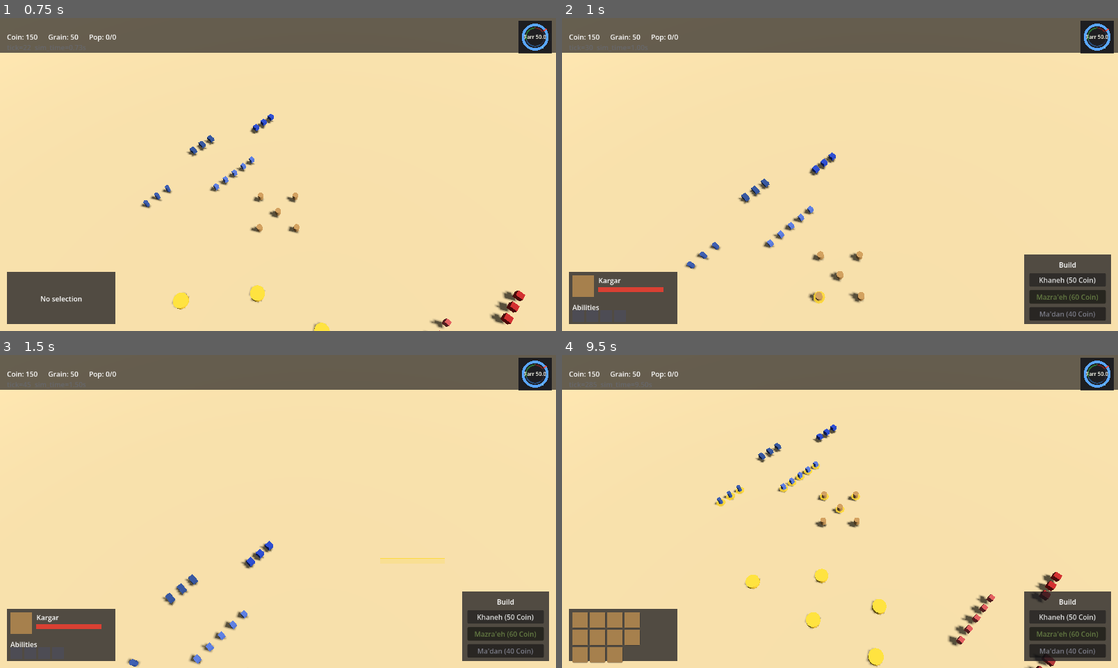
Above: before the commit, frames 1-4 (two rows, left to right).
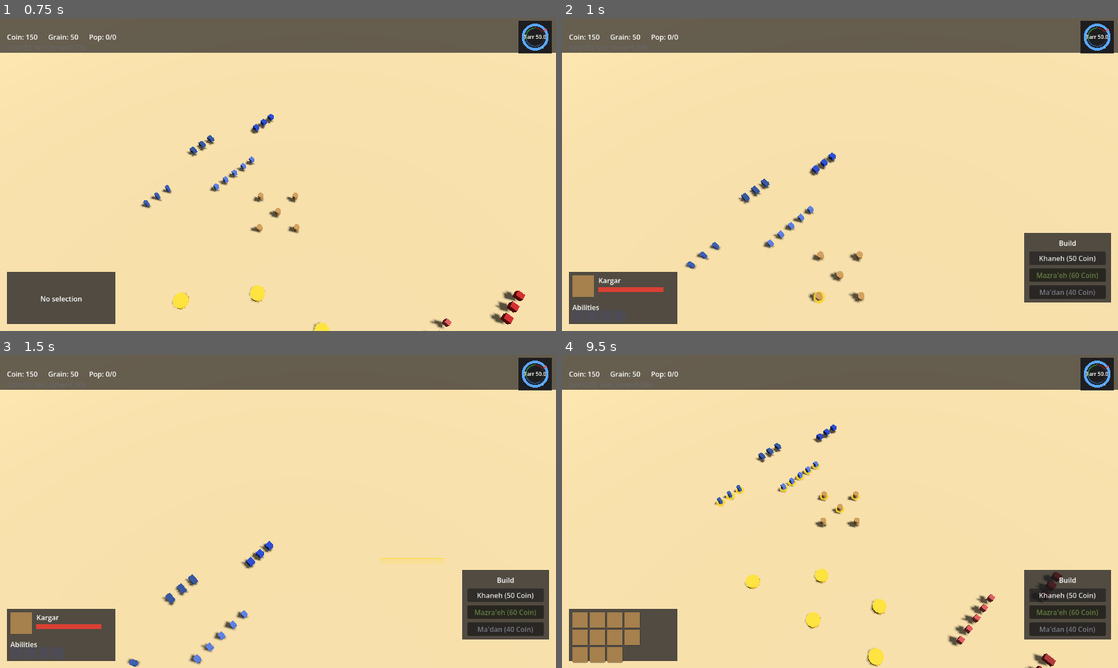
Above: after the commit, the same moments.

Repository: siavoush/shahname-rts
Game: Godot game, scene res://scenes/main.tscn
Two runs of this game, one before a commit and one after it. Both use one fixed random seed, a clock stepped at 60 frames per second and the inputs below.
Inputs (mouse positions are in pixels of both pictures, inside the frame that each line leads up to):
- Up to frame 1 (0.75 s): tap Enter at 0.5 s; move the mouse to (250, 237) at 0.52 s; hold W from 0.53 s (still down); hold Shift from 0.53 s (still down); click (250, 237) at 0.67 s
- Up to frame 2 (1 s): keep holding W; keep holding Shift
- Up to frame 3 (1.5 s): release W at 1.25 s; release Shift at 1.25 s; drag from (444, 558) to (250, 574) at 1.27 s
- Up to frame 4 (9.5 s): move the mouse to (673, 464) at 2.02 s; hold A 2.03-2.75 s; tap one key every 1.5 s from 2.1 s: Ctrl 9 2 4 6; drag from (867, 511) to (673, 464) at 2.77 s; move the mouse to (756, 433) at 3.52 s; hold S 3.53-4.25 s; drag from (962, 495) to (756, 433) at 4.27 s; move the mouse to (728, 527) at 5.02 s; hold W 5.03-5.75 s; click (728, 527) at 5.17 s; drag from (895, 442) to (728, 527) at 5.77 s; move the mouse to (812, 574) at 6.52 s; hold D 6.53-7.25 s; drag from (1006, 558) to (812, 574) at 7.27 s; move the mouse to (673, 464) at 8.02 s; hold S 8.03-8.75 s; drag from (867, 511) to (673, 464) at 8.77 s

Frame 1 is identical in both runs. In frame 2, 3.5% of the frame differs, in the area x 83-99%, y 68-98%; in frame 3, 3.5%; in frame 4, 3.5%.

Commit message:
fix(ui): raise build menu offset to clear camera edge-pan zone
Wave-1B re-test surfaced: clicking the Ma'dan button (bottom of build menu)
triggered the camera's downward edge-pan because the menu's bottom edge
sat at 16px from screen-bottom — inside the camera's 50px edge_pan_threshold_px
zone. The menu height grew from 120→160px in wave-1A late-add (ui-developer's
deviation when adding Mazra'eh button); wave-1B added Ma'dan button on top,
pushing the bottom button closer to the screen-edge pan zone.

Fix: shift entire menu up by 50px to clear the edge-pan threshold.
- offset_top: -176 → -226
- offset_bottom: -16 → -66

Menu height unchanged at 160px. Bottom edge now at 66px from screen-bottom,
clear of the 50px edge-pan zone with 16px buffer (matches the original
right-edge buffer convention).

Retro signal: UI panel positioning must respect camera edge-pan zone size.
Adding buttons to anchored panels can silently push them into the pan zone.
Captured as a wave-1C carry-forward / §9 candidate addition.

Refs: lead live-test re-confirmation 2026-05-16 + camera_controller.gd
edge_pan_threshold_px = 50.

Diff:
--- a/game/scenes/ui/build_menu.tscn
+++ b/game/scenes/ui/build_menu.tscn
@@ -67,9 +67,9 @@
 anchor_right = 1.0
 anchor_bottom = 1.0
 offset_left = -216.0
-offset_top = -176.0
+offset_top = -226.0
 offset_right = -16.0
-offset_bottom = -16.0
+offset_bottom = -66.0
 mouse_filter = 0 ; MOUSE_FILTER_STOP — BUG-08 fix; menu surface is a click shield.
 grow_horizontal = 0
 grow_vertical = 0
